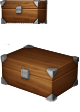
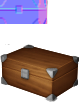
The second 80x112 image is a revision of the first. Changes to its layers:
added layer "Sichtbar-Kopie#1" above "Sichtbar-Kopie" over [0, 0, 48, 24]
